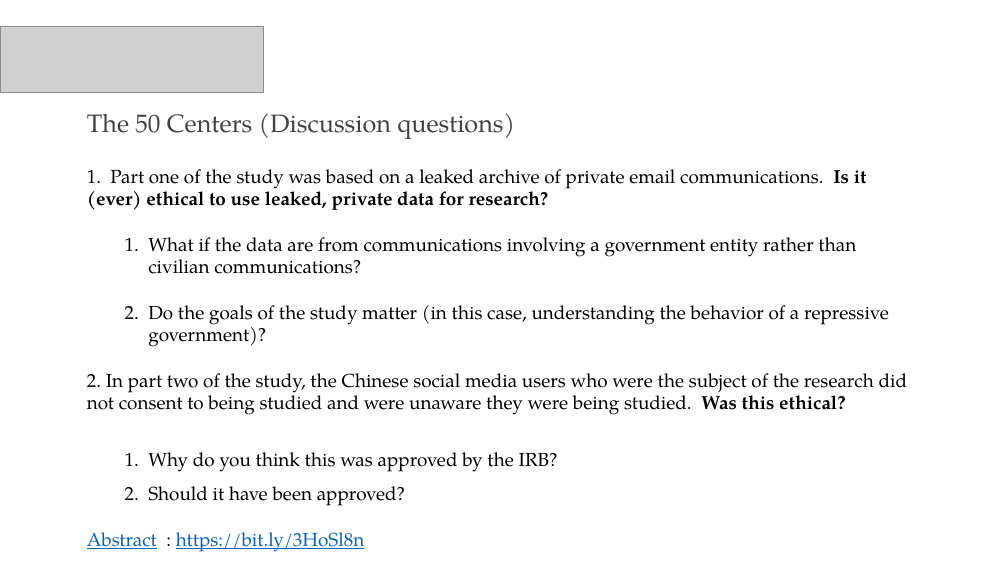
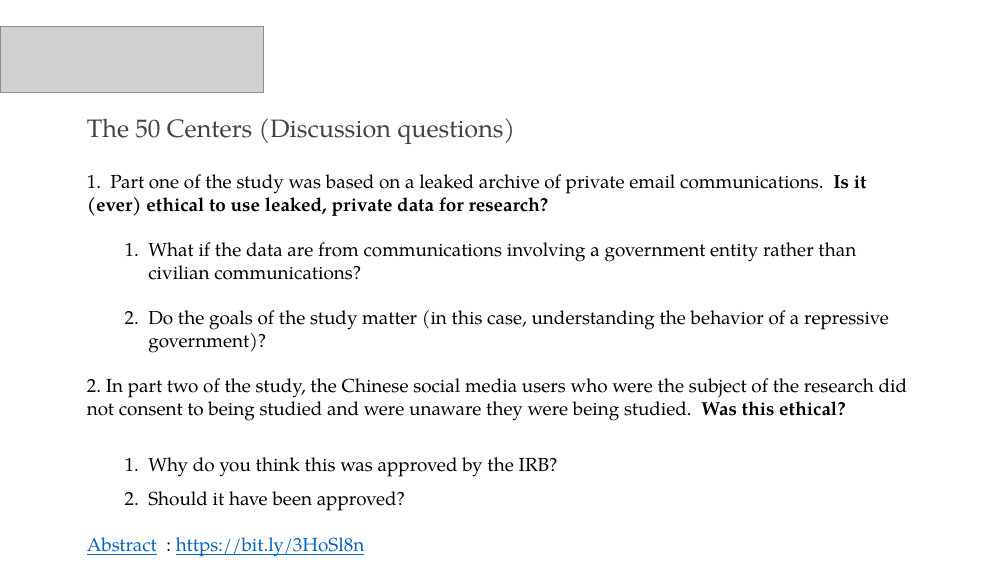
Before and after one commit to PracticumAI/ethics, a slide deck: slide 11 of presentations/01_ethics.pptx. Drawn at 1008x567 pixels with LibreOffice and Linux fonts; fonts in the diff are those of the drawing; grey boxes stand for pictures. Boxes give left, top, right and bottom in pixels: in the first picture for what was removed or moved away, otherwise in the second. Text is boxed around its words. In the diff, an @@ line names an element or a change of style, - is before the commit and + after.

```diff
--- a/presentations/01_ethics.pptx
+++ b/presentations/01_ethics.pptx
@@ text "The 50 Centers (Discussion questions)": place and size @@
-text "The 50 Centers (Discussion questions)" at <box>87,113,908,552</box>
+text "The 50 Centers (Discussion questions)" at <box>87,118,908,557</box>
```
Also in this commit, not shown: 2 slides added, 2 slides removed.
